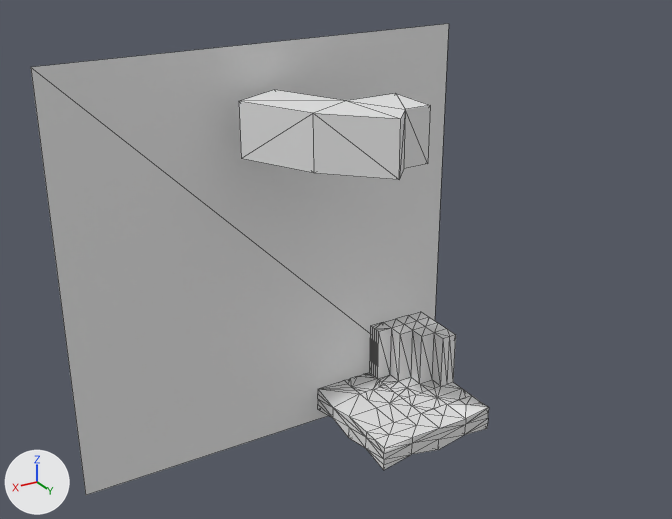
An edit to the COLLADA model SceneBuilder/assets/level1/level1.dae, drawn before and after from the same camera.
One viewpoint serves both versions: a 50 mm camera at (14.7, 29.3, 13.8) aimed at (-1.0, 3.2, 0.8). The axes (+X, +Y, +Z) are drawn at lower left. The lights are the same throughout. Mesh edges are drawn as thin lines. Where no turn or scale is listed for an object, it has been applied to the vertices. Vertices at the same position are counted once.
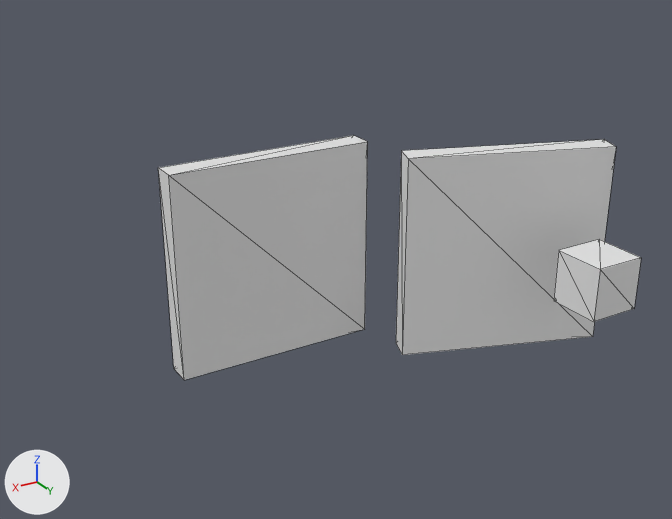
The change, as a list of edits to the scene's bpy script:
```text
Change me_cube_001:
    used by ob_cube_001; location = (-2.5, 4.03, 5.41); rotation_euler = (-1.571, 0.0, 0.0), in degrees (-90, 0, 0)
    remove me_cube_001.from_pydata(...)  # 16 vertices, 28 faces; spans x -1.0..4.13, y -1.0..1.0, z -3.68..1.89
    add me_cube_001.from_pydata(...)  # 8 vertices, 12 faces; spans x -1.0..1.0, y -1.0..1.0, z -1.0..1.0
    me_cube_001 part 1
    8 vertices are removed from x 0.79..4.13, y -1.0..1.0, z -3.68..1.89
    20 faces are deleted
    2 vertices move from x 0.0, y -1.0..1.0, z 1.0 to x 1.0, y -1.0..1.0, z 1.0
    4 new faces join them
Change me_cube:
    used by ob_cube; location = (-4.61, 2.49, -7.0); rotation_euler = (-1.571, 0.0, 0.0), in degrees (-90, 0, 0); scale = (2.59, 0.5, 2.5)
    remove me_cube.from_pydata(...)  # 161 vertices, 318 faces; spans x -1.0..1.0, y -5.52..1.0, z -1.0..1.03
    add me_cube.from_pydata(...)  # 8 vertices, 12 faces; spans x -1.0..1.0, y -1.0..1.0, z -1.0..1.0
    me_cube part 2
    155 vertices are removed from x -1.0..1.0, y -5.52..1.0, z -1.0..1.03
    318 faces are deleted
    2 vertices are added at (-1.0, 1.0, 1.0), (-1.0, -1.0, 1.0)
    12 new faces join them
Add me_dynamic:
    me_dynamic.from_pydata(...)  # a box spanning x -1.0..1.0, y -1.0..1.0, z -1.0..1.0
Change ob_cube_001:
    ob_cube_001.location: (-2.5, 4.03, 5.41) -> (-8.0, 4.0, 0.0)
    ob_cube_001.rotation_euler: (-1.571, 0.0, 0.0) -> (-1.571, 0.0, -0.349)  # degrees (-90, 0, 0) -> degrees (-90, 0, -20)
    ob_cube_001.scale: (1.0, 1.0, 1.0) -> (4.0, 4.0, 0.5)
Remove ob_plane:
    ob_plane = bpy.data.objects.new('Plane', me_plane)
    ob_plane.location = (0.0, 0.0, 0.0)
Change ob_cube:
    ob_cube.location: (-4.61, 2.49, -7.0) -> (0.0, 0.0, 0.0)
    ob_cube.scale: (2.59, 0.5, 2.5) -> (4.0, 4.0, 0.5)
Add ob_cube_002:
    ob_cube_002 = bpy.data.objects.new('Cube.002', me_dynamic)
    ob_cube_002.location = (-9.0, 8.0, 0.0)
```

Changed parts and their boxes (x1, y1, x2, y2) in the pictures (672 x 519 px):
'Plane', deleted: before (31, 24, 449, 495)
'Cube', reshaped, moved, rescaled (22% wider, 55% taller): before (318, 312, 489, 470); after (158, 135, 367, 380)
'Cube.001', reshaped, moved, turned, rescaled: before (239, 90, 430, 180); after (396, 139, 616, 355)
'Cube.002', added: after (554, 239, 641, 322)
